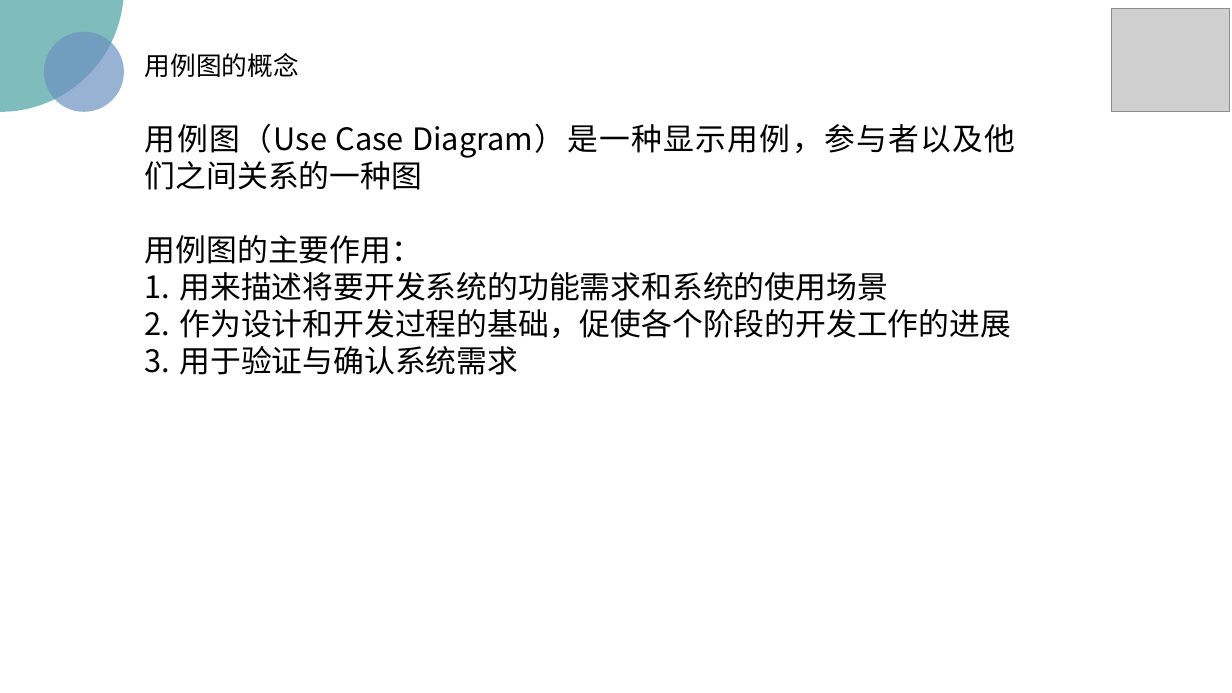
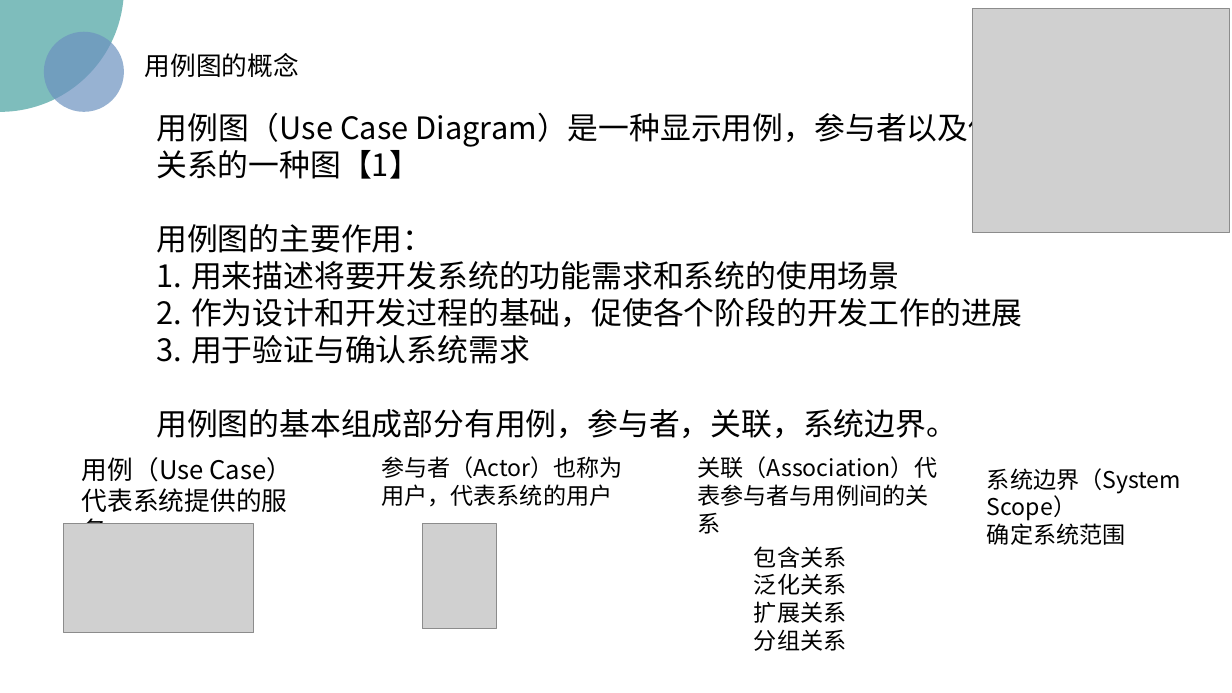
Before and after one commit to wyrda6/PRD2018-G17, a slide deck: slide 4 of 非受控文档/翻转课堂/UML基础1.pptx. Drawn at 1232x693 pixels with LibreOffice and Linux fonts; fonts in the diff are those of the drawing; grey boxes stand for pictures; background and template pictures are left out. Boxes give left, top, right and bottom in pixels: in the first picture for what was removed or moved away, otherwise in the second. Text is boxed around its words. In the diff, an @@ line names an element or a change of style, - is before the commit and + after.

```diff
--- a/非受控文档/翻转课堂/UML基础1.pptx
+++ b/非受控文档/翻转课堂/UML基础1.pptx
@@ picture: place and size @@
-picture at [1112,9,1230,113]
+picture at [973,9,1230,233]
@@ text "用例图（Use Case Diagram）是一种显示用例，参与者以及他们之间关系的一种图【1】": place and size @@
-text "用例图（Use Case Diagram）是一种显示用例，参与者以及他们之间关系的一种图【1】" at [145,123,1016,375]
+text "用例图（Use Case Diagram）是一种显示用例，参与者以及他们之间关系的一种图【1】" at [156,108,1092,438]
@@ text at [156,108,1092,179]: text changed; font Noto Sans CJK SC to Noto Sans CJK JP @@
-用例图（Use Case Diagram）是一种显示用例，参与者以及他们之间关系的一种图
+用例图（Use Case Diagram）是一种显示用例，参与者以及他们之间关系的一种图【1】
@@ text at [156,224,1023,364]: font Noto Sans CJK SC to Noto Sans CJK JP in "用例图的主要作用：", "用来描述将要开发系统的功能需求和系统的使用场景", "作为设计和开发过程的基础，促使各个阶段的开发工作的进展", "用于验证与确认系统需求" @@
@@ text at [156,409,957,438]: paragraph added @@
+用例图的基本组成部分有用例，参与者，关联，系统边界。
@@ text added at [82,457,292,524], 20 pt, text #000000 @@
+用例（Use Case）
+代表系统提供的服务
@@ text added at [381,456,623,507], 18 pt, text #000000 @@
+参与者（Actor）也称为用户，代表系统的用户
@@ text added at [697,456,937,534], 18 pt, text #000000 @@
+关联（Association）代表参与者与用例间的关系
@@ text added at [987,468,1181,545], 18 pt, text #000000 @@
+系统边界（System Scope）
+确定系统范围
@@ picture added at [64,524,254,633] @@
@@ picture added at [422,524,496,629] @@
@@ text added at [754,546,846,651], 18 pt, text #000000 @@
+包含关系
+泛化关系
+扩展关系
+分组关系
```
Also in this commit, not shown: 56 other slides changed, 4 slides added, 4 slides removed.
